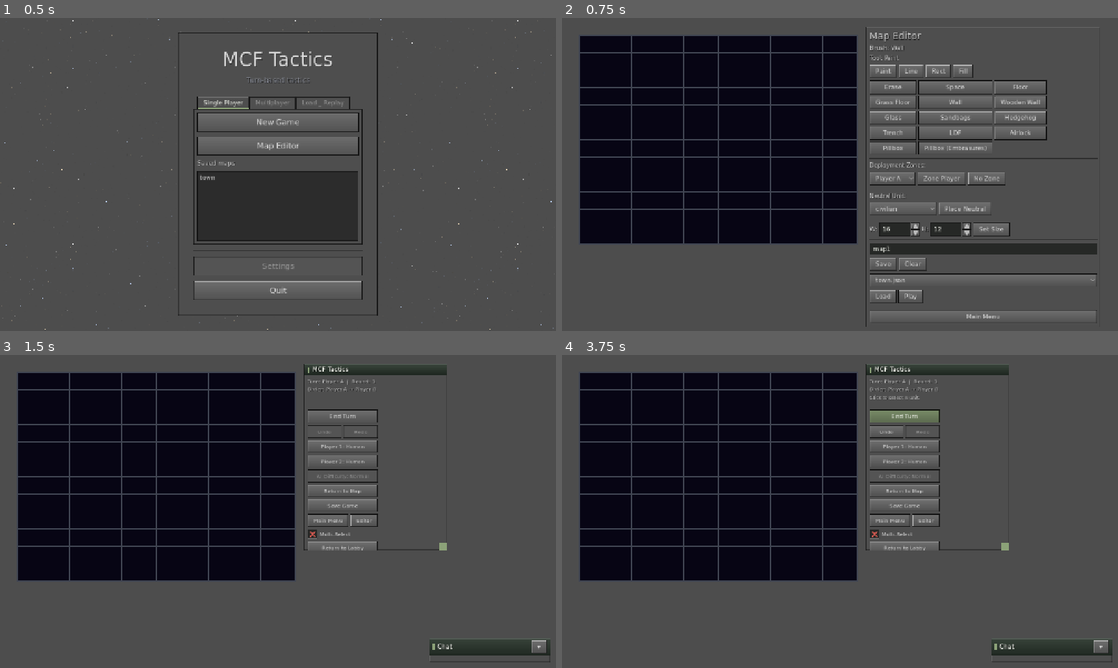
Above: before the commit, frames 1-4 (two rows, left to right).
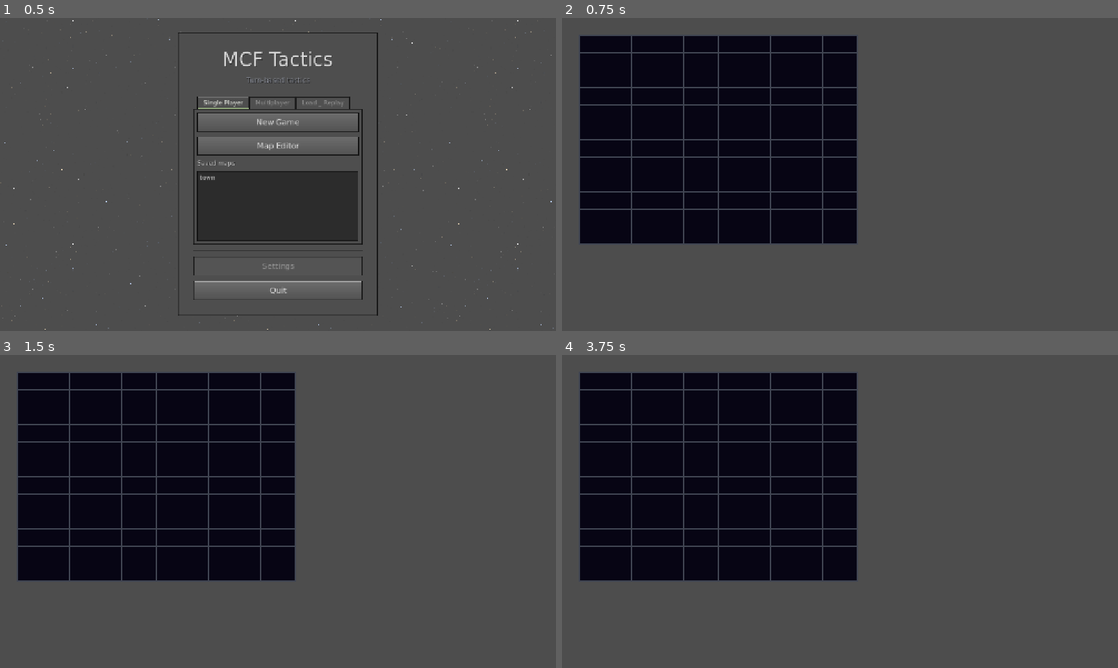
Above: after the commit, the same moments.

Repository: Broiler2113/mcf-isotope
Game: Godot game, scene res://scenes/MainMenu.tscn
The game is run twice, just before and just after one commit, with the same random seed, the same clock (stepped at 60 frames per second) and the same inputs.
Inputs (mouse positions are in pixels of both pictures, inside the frame that each line leads up to):
- Up to frame 1 (0.5 s): no input
- Up to frame 2 (0.75 s): click "Map Editor" at 0.5 s
- Up to frame 3 (1.5 s): click (350, 633) at 1.25 s, where only the run before the commit has a clickable "Play"
- Up to frame 4 (3.75 s): click (923, 520) at 2 s, where only the run before the commit has a clickable "Editor"; click (912, 633) at 2.75 s, where only the run before the commit has a clickable "Play"; click (906, 417) at 3.5 s, where only the run before the commit has a clickable "End Turn"

Frame 1 is identical in both runs. In frame 2, 9.0% of the frame differs, in the area x 54-97%, y 2-99%; in frame 3, 4.0%; in frame 4, 4.4%.

Commit message:
Map editor split into left/right panels (issue 11)
Replaced the single wide right-hand panel with two edge-anchored columns: the left
holds the paint tools and terrain/object brushes, the right holds deployment zones,
neutral placement, map size, and save/load/play. Both are Steam-skinned, scrollable,
and anchored to the screen edges so the map stays visible between them.

Verified: MapEditor boots with two panels; scripts parse.

Co-Authored-By: Claude Opus 4.8 <noreply@anthropic.com>
Claude-Session: https://claude.ai/code/session_01NP6MMh1cxUTHzxC3XDW4Pi

Diff:
--- a/scenes/MapEditor.gd
+++ b/scenes/MapEditor.gd
@@ -7,6 +7,8 @@
 
 const CELL := 40
 const ORIGIN := Vector2(40, 40)
+## Оформление панелей в общем стиле интерфейса (item 11).
+const SteamChrome = preload("res://src/ui/SteamChrome.gd")
 
 ## Цвет стороны в редакторе — тот же, что и в бою: палитра ростера. Редактор не
 ## знает состава партии, поэтому берёт цвет прямо по номеру игрока.
@@ -379,32 +381,50 @@
 	return sid.substr(0, 2).to_upper()
 
 # --- UI ---
+## Панель, прижатая к краю экрана (item 11): редактор больше не одна широкая колонка
+## справа, а два узких столбца по бокам, между которыми видно карту.
+func _edge_panel(to_left: bool) -> VBoxContainer:
+	var panel := PanelContainer.new()
+	SteamChrome.apply_panel(panel)
+	if to_left:
+		panel.set_anchors_and_offsets_preset(Control.PRESET_TOP_LEFT)
+		panel.offset_left = 12
+	else:
+		panel.set_anchors_and_offsets_preset(Control.PRESET_TOP_RIGHT)
+		panel.offset_right = -12
+	panel.offset_top = 12
+	panel.custom_minimum_size = Vector2(250, 0)
+	_ui.add_child(panel)
+	var scroll := ScrollContainer.new()
+	scroll.horizontal_scroll_mode = ScrollContainer.SCROLL_MODE_DISABLED
+	scroll.custom_minimum_size = Vector2(250, 0)
+	panel.add_child(scroll)
+	var vbox := VBoxContainer.new()
+	vbox.add_theme_constant_override("separation", 6)
+	vbox.size_flags_horizontal = Control.SIZE_EXPAND_FILL
+	scroll.add_child(vbox)
+	return vbox
+
 func _build_ui() -> void:
 	_ui = CanvasLayer.new()
 	add_child(_ui)
 
-	var panel := PanelContainer.new()
-	panel.position = Vector2(700, 20)
-	panel.custom_minimum_size = Vector2(540, 680)
-	_ui.add_child(panel)
-
-	var vbox := VBoxContainer.new()
-	vbox.add_theme_constant_override("separation", 6)
-	panel.add_child(vbox)
+	# ЛЕВАЯ колонка — рисование: инструменты и кисти рельефа/объектов (item 11).
+	var vbox := _edge_panel(true)
 
 	var title := Label.new()
 	title.text = "Map Editor"
-	title.add_theme_font_size_override("font_size", 22)
+	title.add_theme_font_size_override("font_size", 20)
 	vbox.add_child(title)
 
 	_status = Label.new()
-	_status.add_theme_font_size_override("font_size", 14)
+	_status.add_theme_font_size_override("font_size", 13)
 	_status.text = "Brush: Wall"
 	vbox.add_child(_status)
 
 	# Инструменты: кисть / линия / прямоугольник / заливка.
 	_tool_status = Label.new()
-	_tool_status.add_theme_font_size_override("font_size", 13)
+	_tool_status.add_theme_font_size_override("font_size", 12)
 	_tool_status.text = "Tool: Paint"
 	vbox.add_child(_tool_status)
 	var tool_row := HBoxContainer.new()
@@ -415,26 +435,33 @@
 		tb.pressed.connect(_set_tool.bind(pair[0], pair[1]))
 		tool_row.add_child(tb)
 
+	vbox.add_child(HSeparator.new())
+	var brush_lbl := Label.new()
+	brush_lbl.text = "Terrain & Objects:"
+	brush_lbl.add_theme_font_size_override("font_size", 13)
+	vbox.add_child(brush_lbl)
 	# Кисти рельефа/объектов — в сетке кнопок.
 	var grid := GridContainer.new()
-	grid.columns = 3
+	grid.columns = 2
 	vbox.add_child(grid)
 	for b in TERRAIN_BRUSHES:
 		var btn := Button.new()
 		btn.text = b["label"]
 		btn.pressed.connect(_set_brush.bind(b["id"], b["label"]))
+		btn.size_flags_horizontal = Control.SIZE_EXPAND_FILL
 		grid.add_child(btn)
 
-	vbox.add_child(HSeparator.new())
+	# ПРАВАЯ колонка — обустройство и файлы: зоны, нейтралы, размер, сохранение (item 11).
+	var rbox := _edge_panel(false)
 
 	# Зоны развёртывания (§3.3, #52): рисуем регионы, где каждая сторона расставляет
 	# отряд в пре-игре. Заменяет попиксельную расстановку конкретных юнитов.
 	var zone_lbl := Label.new()
 	zone_lbl.text = "Deployment Zones:"
 	zone_lbl.add_theme_font_size_override("font_size", 13)
-	vbox.add_child(zone_lbl)
+	rbox.add_child(zone_lbl)
 	var zone_row := HBoxContainer.new()
-	vbox.add_child(zone_row)
+	rbox.add_child(zone_row)
 	# Игроков теперь до 26, кнопкой на каждого панель не застроишь: сторона
 	# выбирается списком, а кисть у неё одна.
 	_zone_player_opt = OptionButton.new()
@@ -451,16 +478,16 @@
 		zb.pressed.connect(_set_zone_brush.bind(pair[0], pair[1]))
 		zone_row.add_child(zb)
 
-	vbox.add_child(HSeparator.new())
+	rbox.add_child(HSeparator.new())
 
 	# Нейтральные юниты (item 5): выбрать тип и ставить его на карту как нейтрала. Юнит
 	# уходит в map.spawns с owner == NEUTRAL и на старте боя попадает под нейтральный ИИ.
 	var nu_lbl := Label.new()
 	nu_lbl.text = "Neutral Unit:"
 	nu_lbl.add_theme_font_size_override("font_size", 13)
-	vbox.add_child(nu_lbl)
+	rbox.add_child(nu_lbl)
 	var nu_row := HBoxContainer.new()
-	vbox.add_child(nu_row)
+	rbox.add_child(nu_row)
 	_neutral_unit_opt = OptionButton.new()
 	for i in NEUTRAL_UNIT_IDS.size():
 		_neutral_unit_opt.add_item(str(NEUTRAL_UNIT_IDS[i]), i)
@@ -471,11 +498,11 @@
 	place_btn.pressed.connect(_set_brush.bind("spawn_neutral", "Neutral Unit"))
 	nu_row.add_child(place_btn)
 
-	vbox.add_child(HSeparator.new())
+	rbox.add_child(HSeparator.new())
 
 	# Размер карты (можно делать большие поля).
 	var size_row := HBoxContainer.new()
-	vbox.add_child(size_row)
+	rbox.add_child(size_row)
 	var w_lbl := Label.new()
 	w_lbl.text = "W:"
 	size_row.add_child(w_lbl)
@@ -497,16 +524,16 @@
 	resize_btn.pressed.connect(_on_resize)
 	size_row.add_child(resize_btn)
 
-	vbox.add_child(HSeparator.new())
+	rbox.add_child(HSeparator.new())
 
 	# Сохранение/загрузка.
 	_name_edit = LineEdit.new()
 	_name_edit.placeholder_text = "map name"
 	_name_edit.text = "map1"
-	vbox.add_child(_name_edit)
+	rbox.add_child(_name_edit)
 
 	var io_row := HBoxContainer.new()
-	vbox.add_child(io_row)
+	rbox.add_child(io_row)
 	var save_btn := Button.new()
 	save_btn.text = "Save"
 	save_btn.pressed.connect(_on_save)
@@ -517,9 +544,9 @@
 	io_row.add_child(clear_btn)
 
 	_maps_option = OptionButton.new()
-	vbox.add_child(_maps_option)
+	rbox.add_child(_maps_option)
 	var load_row := HBoxContainer.new()
-	vbox.add_child(load_row)
+	rbox.add_child(load_row)
 	var load_btn := Button.new()
 	load_btn.text = "Load"
 	load_btn.pressed.connect(_on_load)
@@ -529,11 +556,11 @@
 	play_btn.pressed.connect(_on_play)
 	load_row.add_child(play_btn)
 
-	vbox.add_child(HSeparator.new())
+	rbox.add_child(HSeparator.new())
 	var menu_btn := Button.new()
 	menu_btn.text = "Main Menu"
 	menu_btn.pressed.connect(_on_main_menu)
-	vbox.add_child(menu_btn)
+	rbox.add_child(menu_btn)
 
 func _set_tool(t: int, label: String) -> void:
 	tool = t
